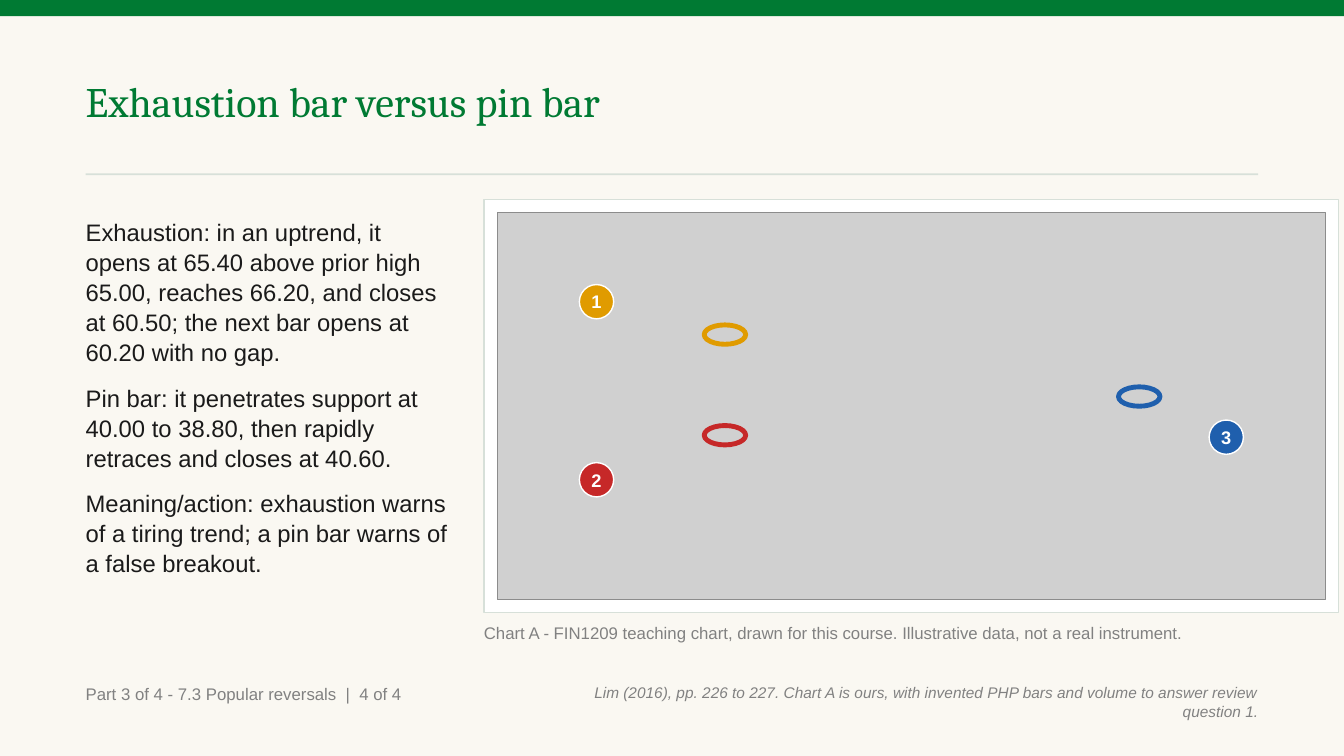
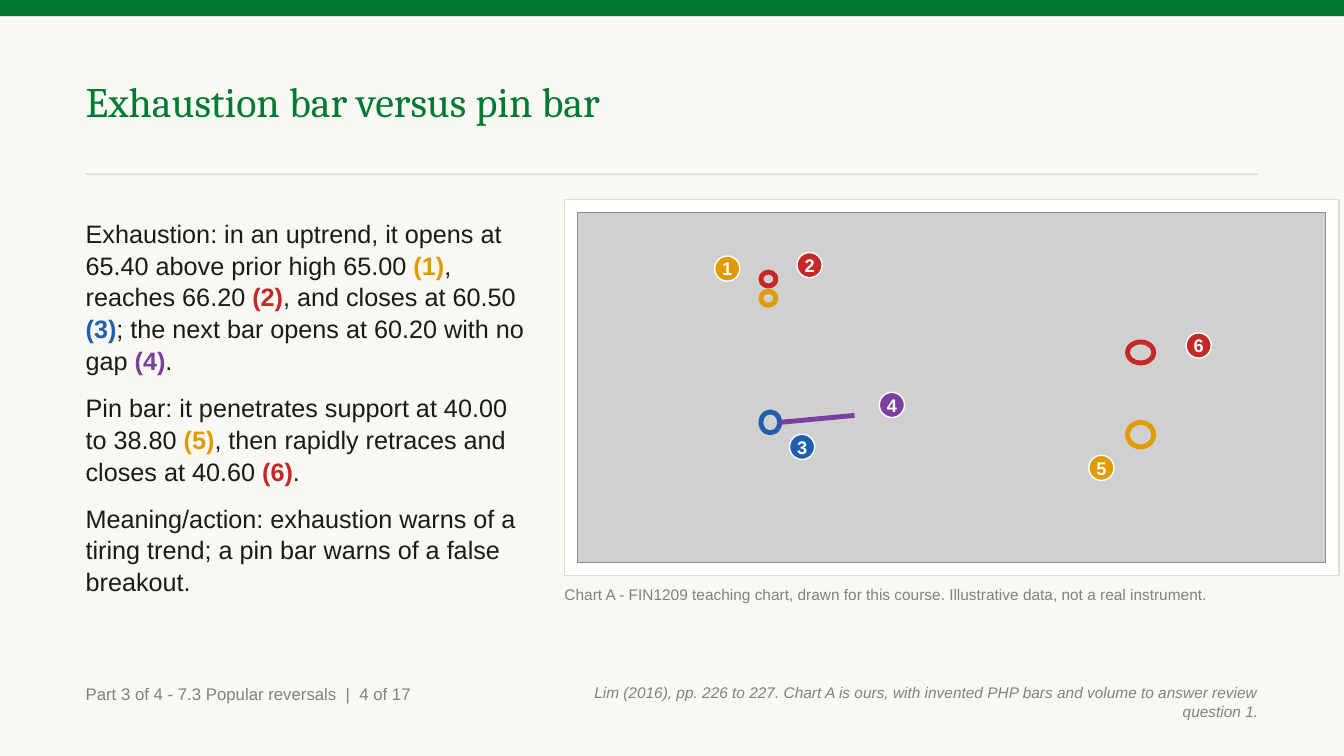
Before and after one commit to benjiesotelo-sudo/Telos_FIN1209, a slide deck: slide 23 of chapter-07/FIN1209-Chapter-07.pptx. Drawn at 1344x756 pixels with LibreOffice and Linux fonts; fonts in the diff are those of the drawing; grey boxes stand for pictures. Boxes give left, top, right and bottom in pixels: in the first picture for what was removed or moved away, otherwise in the second. Text is boxed around its words. In the diff, an @@ line names an element or a change of style, - is before the commit and + after.

Commit message:
Rebuild Chapter 7 deck after Part 4 merge

```diff
--- a/chapter-07/FIN1209-Chapter-07.pptx
+++ b/chapter-07/FIN1209-Chapter-07.pptx
@@ rectangle: place and size @@
-rectangle at [484, 200, 1339, 613]
+rectangle at [565, 200, 1339, 576]
@@ text at [86, 224, 524, 486]: text changed; size 17 to 18 pt @@
-Exhaustion: in an uptrend, it opens at 65.40 above prior high 65.00, reaches 66.20, and closes at 60.50; the next bar opens at 60.20 with no gap.
-Pin bar: it penetrates support at 40.00 to 38.80, then rapidly retraces and closes at 40.60.
+Exhaustion: in an uptrend, it opens at 65.40 above prior high 65.00 (1), reaches 66.20 (2), and closes at 60.50 (3); the next bar opens at 60.20 with no gap (4).
+Pin bar: it penetrates support at 40.00 to 38.80 (5), then rapidly retraces and closes at 40.60 (6).
@@ picture: place and size @@
-picture at [497, 213, 1326, 600]
+picture at [578, 213, 1326, 563]
@@ ellipse "1": place and size @@
-ellipse "1" at [580, 284, 614, 319]
+ellipse "1" at [715, 256, 740, 281]
@@ ellipse "2": place and size @@
-ellipse "2" at [580, 463, 614, 497]
+ellipse "2" at [798, 253, 823, 278]
@@ ellipse: place and size @@
-ellipse at [705, 325, 746, 344]
+ellipse at [761, 291, 776, 306]
@@ ellipse: place and size @@
-ellipse at [705, 425, 746, 445]
+ellipse at [761, 272, 776, 286]
@@ ellipse added at [1128, 342, 1154, 363], outline #C62828 3.5 pt @@
@@ ellipse added at [1187, 333, 1212, 358], fill #C62828, outline #FFFFFF 1 pt, 13 pt, text #FFFFFF, bold @@
+6
@@ ellipse: place and size @@
-ellipse at [1119, 387, 1160, 406]
+ellipse at [761, 412, 780, 434]
@@ line added from (779, 422) to (855, 415), #7B3FA0 3.5 pt @@
@@ ellipse added at [879, 392, 904, 417], fill #7B3FA0, outline #FFFFFF 1 pt, 13 pt, text #FFFFFF, bold @@
+4
@@ ellipse "3": place and size @@
-ellipse "3" at [1210, 420, 1244, 455]
+ellipse "3" at [789, 435, 815, 460]
@@ ellipse added at [1128, 422, 1154, 447], outline #E09B00 3.5 pt @@
@@ ellipse added at [1089, 456, 1114, 481], fill #E09B00, outline #FFFFFF 1 pt, 13 pt, text #FFFFFF, bold @@
+5
@@ text at [86, 509, 515, 565]: size 17 to 18 pt in "Meaning/action: exhaustion warns of a tiring trend; ..." @@
@@ text "Chart A - FIN1209 teaching ...": place and size @@
-text "Chart A - FIN1209 teaching ..." at [484, 627, 1182, 643]
+text "Chart A - FIN1209 teaching ..." at [564, 589, 1206, 603]
@@ text "Chart A - FIN1209 teaching ..." at [564, 589, 1206, 603]: size 12 to 11 pt @@
@@ text at [86, 688, 411, 704]: text changed @@
-Part 3 of 4 - 7.3 Popular reversals | 4 of 4
+Part 3 of 4 - 7.3 Popular reversals | 4 of 17
```
Also in this commit, not shown: 12 other slides changed, 17 slides added.
